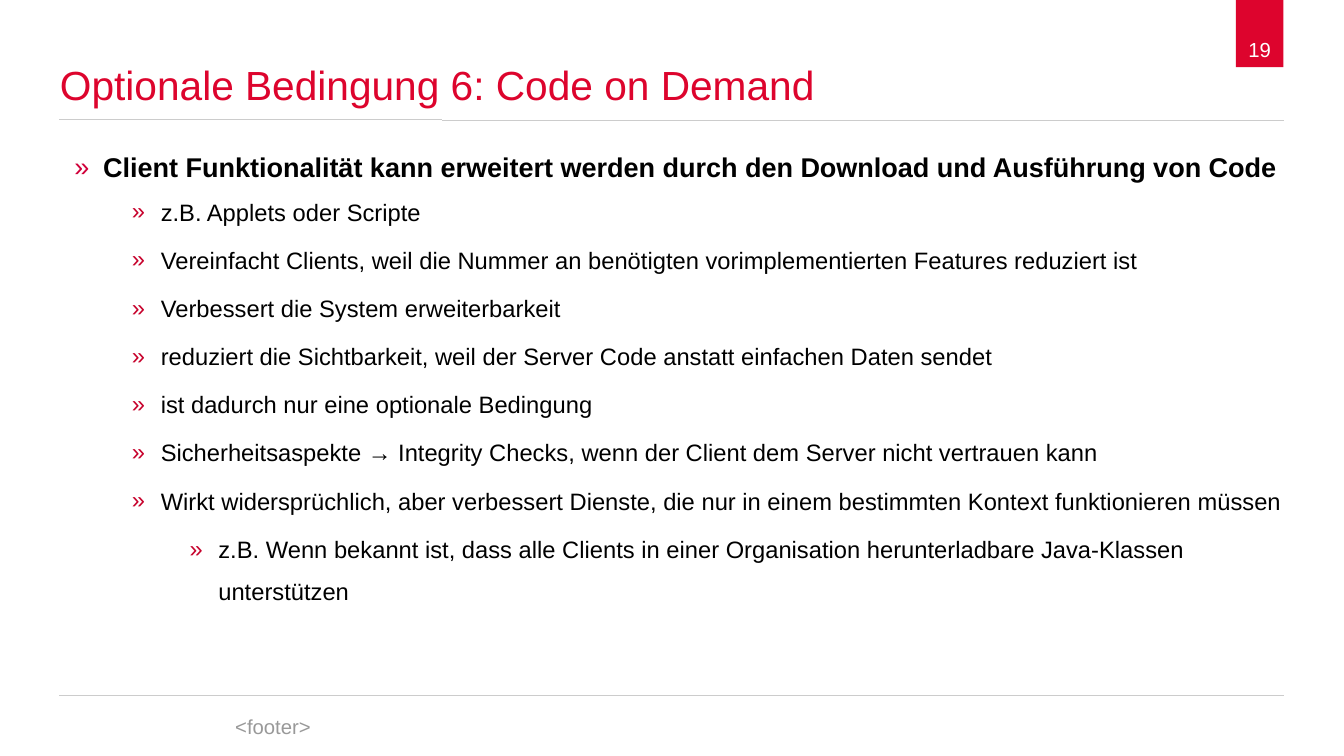
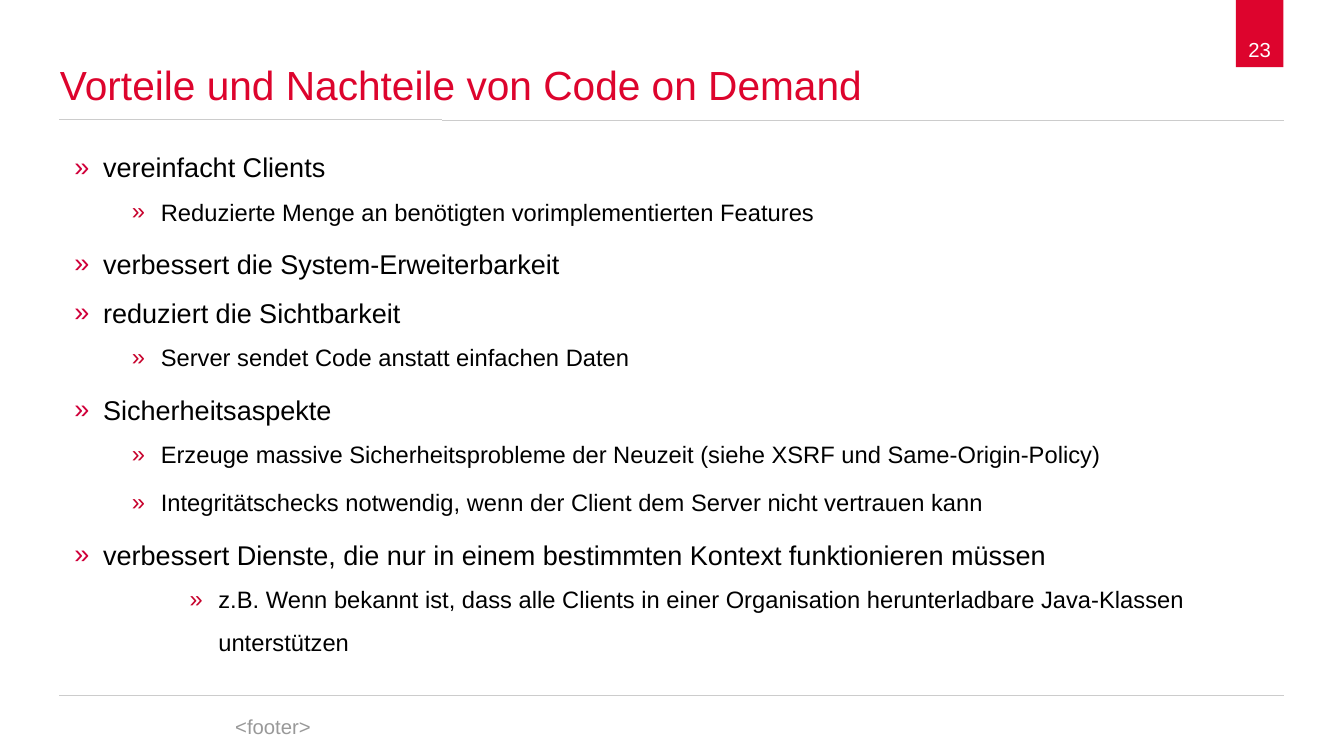
Before and after one commit to spaceone/presentations, a slide deck: slide 23 of representational-state-transfer/representational-state-transfer.odp (slide 19 before the commit). Drawn at 1344x756 pixels with LibreOffice and Linux fonts; fonts in the diff are those of the drawing; background and template pictures are left out. Boxes give left, top, right and bottom in pixels: in the first picture for what was removed or moved away, otherwise in the second. Text is boxed around its words. In the diff, an @@ line names an element or a change of style, - is before the commit and + after.

```diff
--- a/representational-state-transfer/representational-state-transfer.odp
+++ b/representational-state-transfer/representational-state-transfer.odp
@@ page number at (1248, 43, 1271, 58): text changed @@
-19
+23
@@ title at (60, 70, 862, 101): text changed @@
-Optionale Bedingung 6: Code on Demand
+Vorteile und Nachteile von Code on Demand
@@ text at (103, 157, 1100, 569): text changed @@
-» Client Funktionalität kann erweitert werden durch den Download und Ausführung von Code
-    » z.B. Applets oder Scripte
-    » Vereinfacht Clients, weil die Nummer an benötigten vorimplementierten Features reduziert ist
-    » Verbessert die System erweiterbarkeit
-    » reduziert die Sichtbarkeit, weil der Server Code anstatt einfachen Daten sendet
-    » ist dadurch nur eine optionale Bedingung
-    » Sicherheitsaspekte → Integrity Checks, wenn der Client dem Server nicht vertrauen kann
-    » Wirkt widersprüchlich, aber verbessert Dienste, die nur in einem bestimmten Kontext funktionieren müssen
+» vereinfacht Clients
+    » Reduzierte Menge an benötigten vorimplementierten Features
+» verbessert die System-Erweiterbarkeit
+» reduziert die Sichtbarkeit
+    » Server sendet Code anstatt einfachen Daten
+» Sicherheitsaspekte
+    » Erzeuge massive Sicherheitsprobleme der Neuzeit (siehe XSRF und Same-Origin-Policy)
+    » Integritätschecks notwendig, wenn der Client dem Server nicht vertrauen kann
+» verbessert Dienste, die nur in einem bestimmten Kontext funktionieren müssen
```
Also in this commit, not shown: 15 other slides changed, 15 slides added, 4 slides removed, 3 other files.
